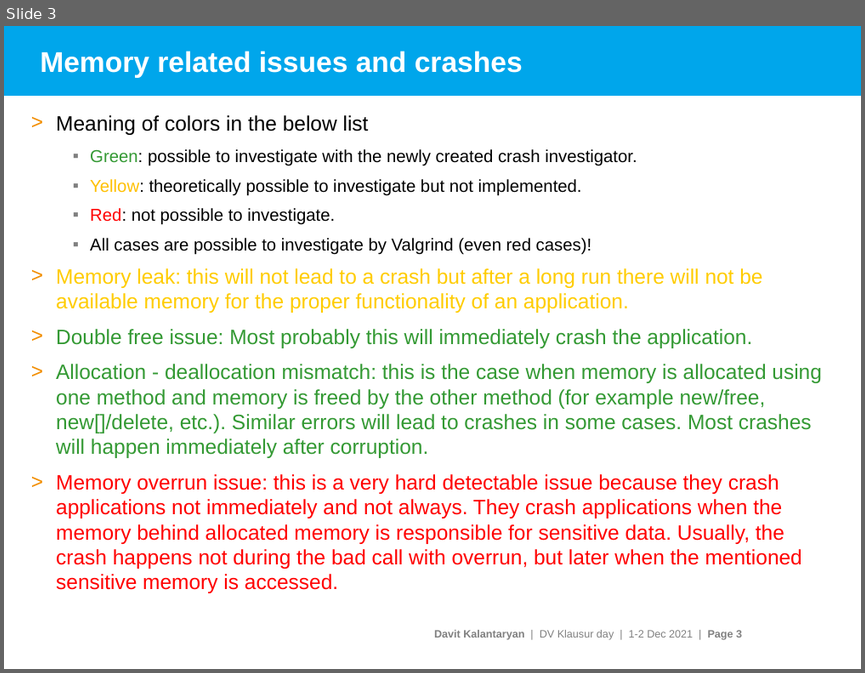
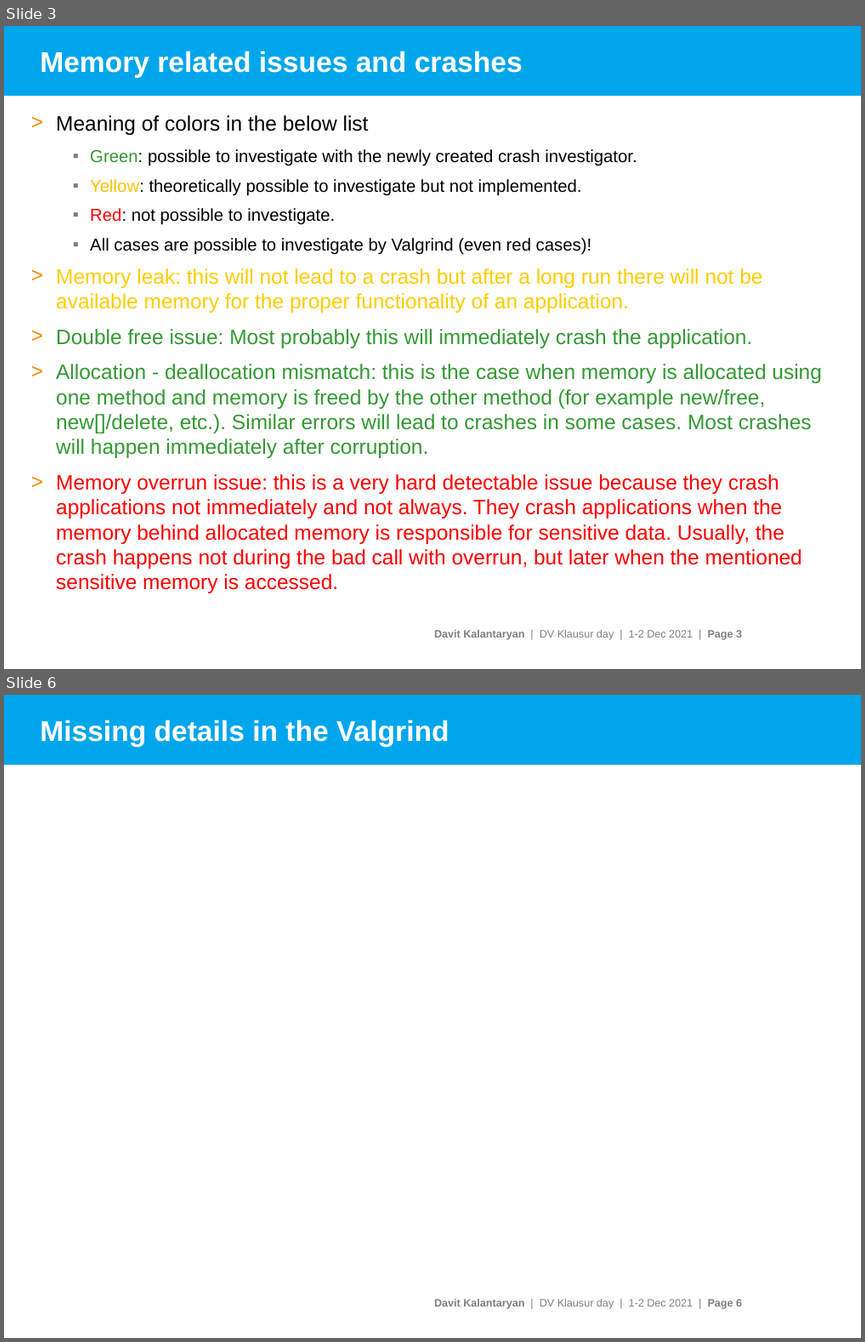
Before and after one commit to davitkalantaryan/old-crash_investigator, a slide deck: docs/crash_investigations.pptx. Shown one above the other, each under a label of ours: slide 3 before the commit, slides 3 and 6 after it; the slides between them are not shown. The pictures are 865x673 and 865x1342 pixels, drawn with LibreOffice and Linux fonts; fonts in the diff are those of the drawing; background and template pictures are left out. Boxes give left, top, right and bottom in pixels: in the first picture for what was removed or moved away, otherwise in the second. Text is boxed around its words. In the diff, an @@ line names an element or a change of style, - is before the commit and + after.

```diff
--- a/docs/crash_investigations.pptx
+++ b/docs/crash_investigations.pptx
@@ slide 6 added at (4,695,861,1338), background #FFFFFF; not listed: 2 template elements that a slide beside it also shows @@
@@ title added at (40,720,449,747), 24 pt, text #FFFFFF, bold @@
+Missing details in the Valgrind
```
Also in this commit, not shown: 2 slides changed, 1 other file.
